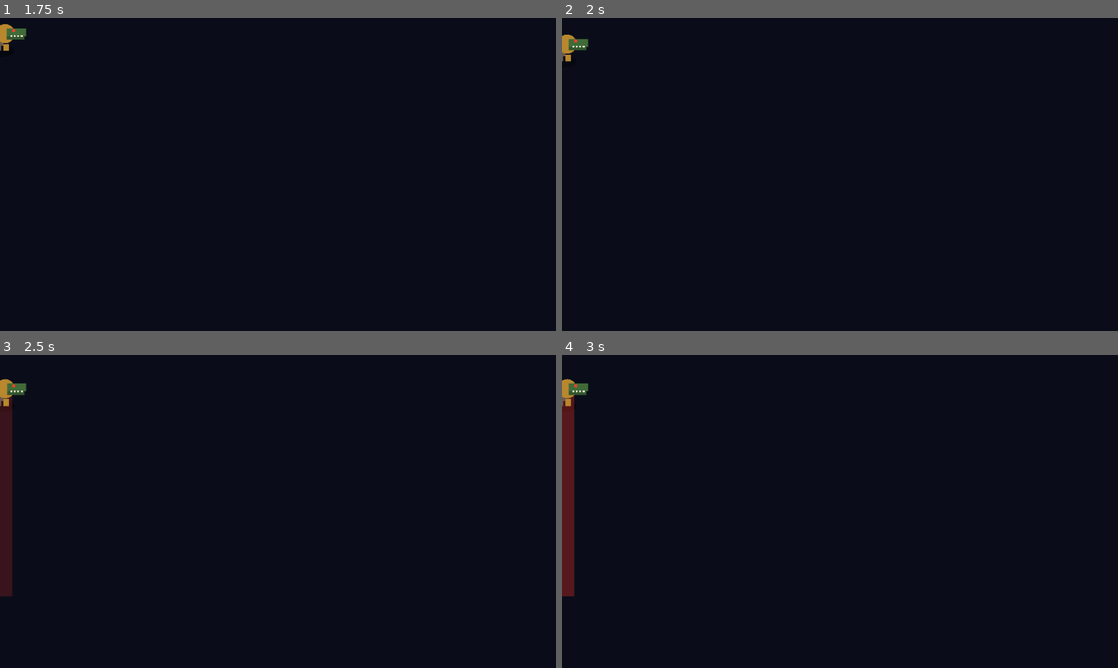
Above: before the commit, frames 1-4 (two rows, left to right).
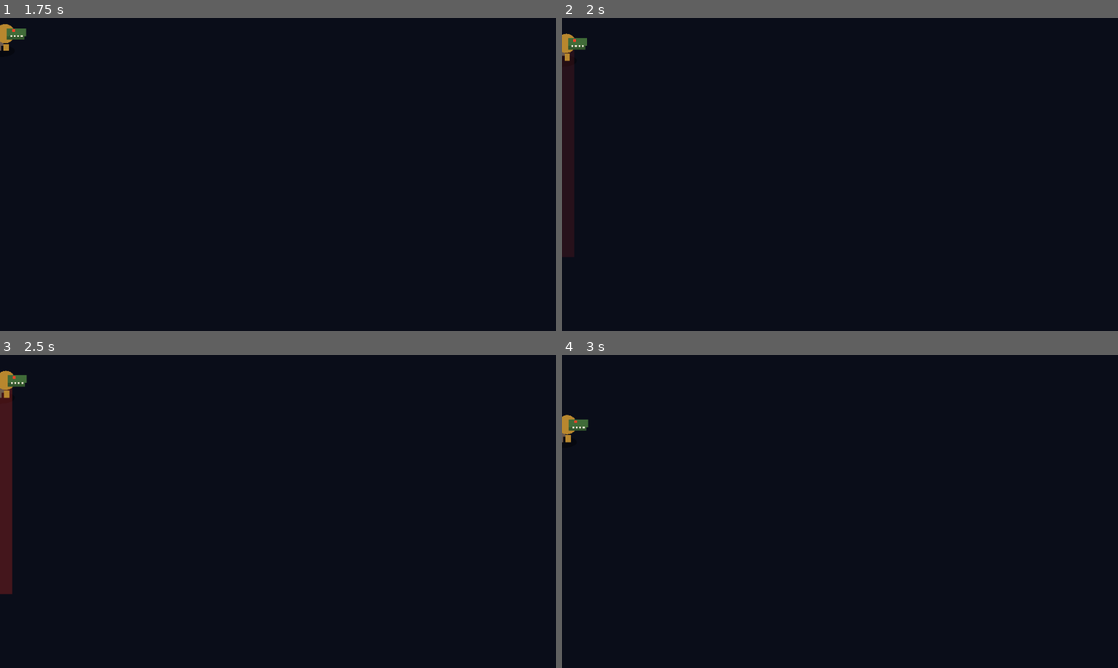
Above: after the commit, the same moments.

Repository: GiuseppeValguarnera/Duat
Game: Godot game, scene res://scenes/ammit.tscn
Same seed, same stepped clock (60 frames per second), same inputs: the game is played once before the commit and once after it. This scene is started directly instead of the project's main scene.
Inputs (mouse positions are in pixels of both pictures, inside the frame that each line leads up to):
- Up to frame 1 (1.75 s): tap Enter (ui_accept) at 0.5, 0.77, 1.52 s; move the mouse to (400, 158) at 0.52 s; hold D (move_right) 0.53-1.28 s; hold J (attack) 0.53-1.28 s; click (400, 158) at 0.67 s; tap Space (dash) at 0.8, 1.35 s; move the mouse to (166, 190) at 1.27 s; hold S (move_down) from 1.28 s (still down); click (166, 190) at 1.42 s; tap Q (super) at 1.55 s
- Up to frame 2 (2 s): keep holding S (move_down)
- Up to frame 3 (2.5 s): move the mouse to (333, 442) at 2.02 s; release S (move_down) at 2.03 s; hold D (move_right) from 2.03 s (still down); hold J (attack) from 2.03 s (still down); tap Q (super) at 2.1 s; click (333, 442) at 2.17 s
- Up to frame 4 (3 s): move the mouse to (812, 574) at 2.77 s; release D (move_right) at 2.78 s; release J (attack) at 2.78 s; hold W (move_up) from 2.78 s (still down); tap J (attack) at 2.85 s; click (812, 574) at 2.92 s

Frame 1 is identical in both runs. In frame 2, 1.4% of the frame differs, in the area x 0-5%, y 4-77%; in frame 3, 0.3%; in frame 4, 1.7%, in the area x 0-5%, y 7-78%.

Commit message:
Ammit più dura con due nuovi attacchi, run di 6 stanze, ribilanciamento
- Ammit: 1100 vita, più danni, Morso ravvicinato e Ruggito del Giudizio (onda d'urto da superare con lo scatto); in furia chiama anche un Sacerdote di Set
- Run di 6 stanze prima del boss; i nemici hanno +6% vita per stanza
- Cuore Leggero: scatto il 15% più rapido (era 30%) e +10% velocità; lo scatto non si ricarica mai sotto 0,35 s
- Bilancia Giusta: prezzo al 15% di danni subiti
- Doni sul Sekhem (Nome Segreto di Ra, Tempesta Interiore) solo dopo averlo sbloccato
- Nuova benedizione di Set: Ira del Deserto (+15% velocità d'attacco)

Co-Authored-By: Claude Opus 5.5 <noreply@anthropic.com>
Claude-Session: https://claude.ai/code/session_01JdaaTkfdpffRsD8v14kCLC

Diff:
--- a/scenes/ammit.tscn
+++ b/scenes/ammit.tscn
@@ -13,9 +13,9 @@
 collision_mask = 1
 motion_mode = 1
 script = ExtResource("1_ammit")
-max_hp = 650.0
+max_hp = 1100.0
 speed = 48.0
-contact_damage = 14.0
+contact_damage = 18.0
 ka_value = 40
 radius = 14.0
 
--- a/scripts/ammit.gd
+++ b/scripts/ammit.gd
@@ -5,34 +5,57 @@
 ## Mosse (ognuna si annuncia prima di colpire):
 ##  - Carica: si ferma, una striscia rossa mostra la traiettoria, poi scatta in linea retta.
 ##    Se sbatte contro una colonna resta stordita e subisce il 50% di danni in più,
-##    ma la colonna crolla: nell'arena ce ne sono solo 6.
+##    ma la colonna crolla: nell'arena ce ne sono solo 6. Travolge gli altri nemici.
 ##  - Sputo: un anello viola si stringe attorno a lei, poi lancia sfere in tutte le direzioni.
-## Sotto metà vita entra in furia: è più veloce, lancia più sfere e chiama uno sciame di scarabei.
-
-signal summon(count: int)
+##  - Morso: quando sei vicino, un ventaglio rosso si accende davanti alle fauci, poi azzanna.
+##  - Ruggito del Giudizio: si impenna, poi un'onda d'urto si allarga per tutta l'arena.
+##    Si supera scattandoci attraverso.
+## Sotto metà vita entra in furia: è più veloce, lancia più sfere, fa due onde di fila
+## e chiama scarabei e un Sacerdote di Set.
+
+signal summon(kinds: Array)
 signal pillar_broken(body: StaticBody2D)
 
 const BoltScript := preload("res://scripts/enemy_bolt.gd")
 
+@export_group("Carica")
 @export var charge_windup := 0.85
-@export var charge_speed := 330.0
+@export var charge_speed := 340.0
 @export var charge_time := 0.7
+@export var stun_time := 2.0
+@export var trample_damage := 30.0     ## danni ai nemici travolti durante la carica
+
+@export_group("Sputo")
 @export var spit_windup := 0.65
-@export var spit_count := 10
-@export var stun_time := 2.0
-@export var summon_count := 4
-@export var trample_damage := 30.0     ## danni ai nemici travolti durante la carica
+@export var spit_count := 12
+@export var bolt_damage := 16.0
+
+@export_group("Morso")
+@export var bite_range := 70.0         ## distanza sotto cui preferisce mordere
+@export var bite_windup := 0.5
+@export var bite_reach := 52.0
+@export var bite_arc := 110.0          ## gradi
+@export var bite_damage := 24.0
+
+@export_group("Ruggito del Giudizio")
+@export var roar_windup := 0.9
+@export var wave_speed := 170.0
+@export var wave_damage := 18.0
+
+@export_group("Furia")
+@export var summon_kinds := ["scarab", "scarab", "scarab", "scarab", "priest"]
 
 var state := "intro"
 var st := 1.0
 var charge_dir := Vector2.DOWN
 var enraged := false
 var trampled := {}                     # nemici già travolti in questa carica
+var waves_left := 0                    # onde ancora da lanciare in questo ruggito
 
 
 func _ready() -> void:
+	is_boss = true
 	super._ready()
-	is_boss = true
 
 
 func _rage() -> float:
@@ -43,26 +66,21 @@
 	st -= delta * _rage()
 	if not enraged and hp < max_hp * 0.5:
 		enraged = true
-		state = "roar"
+		state = "furia"
 		st = 0.9
 		Fx.shake(8.0)
-		summon.emit(summon_count)
+		summon.emit(summon_kinds)
 	match state:
-		"intro", "roar":
+		"intro", "furia":
 			if st <= 0.0:
 				state = "chase"
-				st = 1.2
+				st = 1.0
 			return Vector2.ZERO
 		"chase":
 			if to != Vector2.ZERO:
 				charge_dir = to.normalized()
 			if st <= 0.0:
-				if randf() < 0.6:
-					state = "windup"
-					st = charge_windup
-				else:
-					state = "spit"
-					st = spit_windup
+				_choose_attack(to)
 				return Vector2.ZERO
 			return charge_dir * speed * _rage()
 		"windup":
@@ -88,12 +106,49 @@
 				state = "recover"
 				st = 0.7
 			return Vector2.ZERO
+		"bite":
+			if st > bite_windup * 0.5 and to != Vector2.ZERO:
+				charge_dir = to.normalized()
+			if st <= 0.0:
+				_bite()
+				state = "recover"
+				st = 0.55
+			return Vector2.ZERO
+		"roar":
+			if st <= 0.0:
+				_shockwave()
+				waves_left -= 1
+				if waves_left > 0:
+					st = 0.7
+				else:
+					state = "recover"
+					st = 0.9
+			return Vector2.ZERO
 		"stunned", "recover":
 			if st <= 0.0:
 				state = "chase"
-				st = 1.4 + randf() * 1.0
+				st = 1.1 + randf() * 0.9
 			return Vector2.ZERO
 	return Vector2.ZERO
+
+
+## Sceglie la prossima mossa: da vicino preferisce mordere, da lontano carica, sputa o ruggisce.
+func _choose_attack(to: Vector2) -> void:
+	var close := to != Vector2.ZERO and to.length() < bite_range
+	var r := randf()
+	if close and r < 0.55:
+		state = "bite"
+		st = bite_windup
+	elif r < 0.6:
+		state = "windup"
+		st = charge_windup
+	elif r < 0.82:
+		state = "spit"
+		st = spit_windup
+	else:
+		state = "roar"
+		st = roar_windup
+		waves_left = 2 if enraged else 1
 
 
 ## Durante la carica controlla se ha sbattuto: contro una colonna resta stordita.
@@ -139,12 +194,35 @@
 		var a := off + i * TAU / n
 		var bolt: Area2D = BoltScript.new()
 		bolt.direction = Vector2.from_angle(a)
-		bolt.speed = 95.0 * _rage()
-		bolt.damage = 12.0
+		bolt.speed = 100.0 * _rage()
+		bolt.damage = bolt_damage
 		bolt.shooter = self
 		get_parent().add_child(bolt)
 		bolt.global_position = global_position + Vector2(0, -12)
 	Fx.shake(4.0)
+
+
+## Morso: colpisce tutto quello che è nel ventaglio davanti alle fauci.
+func _bite() -> void:
+	Fx.shake(6.0)
+	Fx.burst(global_position + Vector2(0, -12) + charge_dir * 30.0, Color(0.95, 0.9, 0.8), 14, 120.0)
+	var player = get_tree().get_first_node_in_group("player")
+	if player == null or player.dead:
+		return
+	var to: Vector2 = player.global_position - global_position
+	if to.length() <= bite_reach + 6.0 and absf(charge_dir.angle_to(to)) <= deg_to_rad(bite_arc) * 0.5:
+		player.take_damage(bite_damage, global_position, self)
+
+
+## Ruggito del Giudizio: un anello che si allarga per tutta l'arena.
+func _shockwave() -> void:
+	var wave := Shockwave.new()
+	wave.speed = wave_speed * _rage()
+	wave.damage = wave_damage
+	wave.source = self
+	get_parent().add_child(wave)
+	wave.global_position = global_position
+	Fx.shake(7.0)
 
 
 func _contact_damage() -> float:
@@ -178,11 +256,22 @@
 	if state == "spit":
 		var k2 := 1.0 - st / spit_windup
 		draw_arc(Vector2(0, -12), 40.0 - 22.0 * k2, 0.0, TAU, 40, Color(0.8, 0.4, 1.0, 0.3 + 0.5 * k2), 2.0)
+	if state == "bite":
+		var k3 := 1.0 - st / bite_windup
+		var pts := PackedVector2Array([Vector2.ZERO])
+		var half := deg_to_rad(bite_arc) * 0.5
+		for i in range(13):
+			pts.append(Vector2.from_angle(charge_dir.angle() - half + half * 2.0 * i / 12.0) * bite_reach)
+		draw_colored_polygon(pts, Color(1, 0.2, 0.15, 0.12 + 0.3 * k3))
+	if state == "roar":
+		var k4 := clampf(1.0 - st / roar_windup, 0.0, 1.0)
+		draw_arc(Vector2(0, -12), radius + 6.0 + 10.0 * k4, 0.0, TAU, 32, Color(1, 0.85, 0.4, 0.4 + 0.5 * k4), 3.0)
 	if enraged:
 		draw_circle(Vector2(0, -12), radius + 8.0, Color(1, 0.2, 0.1, 0.12))
 
-	var jitter := Vector2(randf_range(-1, 1), 0) if state == "windup" else Vector2.ZERO
-	draw_set_transform(jitter, 0.0, Vector2(dir, 1.0))
+	var jitter := Vector2(randf_range(-1, 1), 0) if state in ["windup", "roar"] else Vector2.ZERO
+	var rear := Vector2(0, -4) if state == "roar" else Vector2.ZERO
+	draw_set_transform(jitter + rear, 0.0, Vector2(dir, 1.0))
 	# zampe e corpo di ippopotamo
 	draw_rect(Rect2(-18, -6, 7, 8), skin)
 	draw_rect(Rect2(-6, -6, 7, 8), skin)
@@ -190,12 +279,13 @@
 	# criniera di leone
 	draw_circle(Vector2(6, -18), 11.0, mane)
 	draw_rect(Rect2(4, -6, 6, 8), mane)
-	# testa di coccodrillo
-	draw_rect(Rect2(8, -24, 22, 9), croc)
-	draw_rect(Rect2(8, -15, 20, 4), croc.darkened(0.2))
+	# testa di coccodrillo (le fauci si aprono durante il morso)
+	var open := 4.0 if state == "bite" else 0.0
+	draw_rect(Rect2(8, -24 - open, 22, 9), croc)
+	draw_rect(Rect2(8, -15 + open, 20, 4), croc.darkened(0.2))
 	for i in range(4):
-		draw_rect(Rect2(12 + i * 4, -16, 2, 2), Color(0.95, 0.92, 0.85))
-	draw_rect(Rect2(14, -23, 3, 3), Color(1, 0.25, 0.15))
+		draw_rect(Rect2(12 + i * 4, -16 + open, 2, 2), Color(0.95, 0.92, 0.85))
+	draw_rect(Rect2(14, -23 - open, 3, 3), Color(1, 0.25, 0.15))
 	draw_set_transform(Vector2.ZERO, 0.0, Vector2.ONE)
 
 	if state == "stunned":
@@ -203,3 +293,34 @@
 		for i in range(3):
 			var a := t2 + i * TAU / 3.0
 			draw_circle(Vector2(cos(a) * 12.0, -38 + sin(a) * 3.0), 2.0, Color(1, 0.85, 0.3))
+
+
+## Onda d'urto del Ruggito: un anello che si allarga e ferisce una volta chi tocca.
+## Lo scatto rende invulnerabili, quindi la si supera scattandoci attraverso.
+class Shockwave extends Node2D:
+	var speed := 170.0
+	var damage := 18.0
+	var source: Node = null
+	var r := 12.0
+	var max_r := 520.0
+	var hit := false
+
+	func _physics_process(delta: float) -> void:
+		r += speed * delta
+		if r > max_r:
+			queue_free()
+			return
+		if not hit:
+			var player = get_tree().get_first_node_in_group("player")
+			if player != null and not player.dead:
+				var d: float = player.global_position.distance_to(global_position)
+				if absf(d - r) < 8.0:
+					var src: Node = source if is_instance_valid(source) else null
+					if player.take_damage(damage, global_position, src):
+						hit = true
+		queue_redraw()
+
+	func _draw() -> void:
+		var fade := clampf(1.0 - r / max_r, 0.2, 1.0)
+		draw_arc(Vector2.ZERO, r, 0.0, TAU, 64, Color(1, 0.8, 0.35, 0.8 * fade), 5.0)
+		draw_arc(Vector2.ZERO, r - 5.0, 0.0, TAU, 64, Color(1, 0.5, 0.2, 0.35 * fade), 3.0)
--- a/scripts/boons.gd
+++ b/scripts/boons.gd
@@ -50,10 +50,10 @@
 	"iside_knot": {"god": "iside", "name": "Nodo di Iside", "desc": "Sotto un terzo della vita subisci il %d%% di danni in meno.", "values": [25, 35, 45]},
 	"iside_word": {"god": "iside", "name": "Nome Segreto di Ra", "desc": "Il Sekhem si carica il %d%% più in fretta.", "values": [25, 40, 55]},
 	# Anubi pesa ogni cosa: i suoi doni sono bilance, un vantaggio un po' più grande del prezzo.
-	"anubi_light": {"god": "anubi", "balanced": true, "name": "Cuore Leggero", "desc": "Lo scatto si ricarica il %d%% più in fretta e ti muovi il 15%% più veloce.", "values": [30], "cost": "-10 vita massima."},
+	"anubi_light": {"god": "anubi", "balanced": true, "name": "Cuore Leggero", "desc": "Lo scatto si ricarica il %d%% più in fretta e ti muovi il 10%% più veloce.", "values": [15], "cost": "-10 vita massima."},
 	"anubi_stone": {"god": "anubi", "balanced": true, "name": "Cuore di Pietra", "desc": "+%d vita massima.", "values": [30], "cost": "Ti muovi l'8% più lento."},
 	"anubi_jackal": {"god": "anubi", "balanced": true, "name": "Fiuto dello Sciacallo", "desc": "+%d%% di danni ai nemici sotto metà vita.", "values": [50], "cost": "-10% di danni ai nemici sopra metà vita."},
-	"anubi_scale": {"god": "anubi", "balanced": true, "name": "Bilancia Giusta", "desc": "Chi ti colpisce subisce il %d%% del danno che ti ha fatto.", "values": [150], "cost": "Subisci il 10% di danni in più."},
+	"anubi_scale": {"god": "anubi", "balanced": true, "name": "Bilancia Giusta", "desc": "Chi ti colpisce subisce il %d%% del danno che ti ha fatto.", "values": [150], "cost": "Subisci il 15% di danni in più."},
 	"anubi_canopic": {"god": "anubi", "balanced": true, "name": "Vasi Canopi", "desc": "Ogni stanza ripulita ti cura di %d punti vita.", "values": [10], "cost": "-10 vita massima."},
 	"anubi_mouth": {"god": "anubi", "balanced": true, "name": "Apertura della Bocca", "desc": "L'Occhio di Horus si ricarica il %d%% più in fretta.", "values": [35], "cost": "L'Occhio di Horus fa il 10% di danni in meno."},
 	"anubi_linen": {"god": "anubi", "balanced": true, "name": "Bende di Lino", "desc": "Subisci il %d%% di danni in meno.", "values": [15], "cost": "Ti muovi il 5% più lento."},
@@ -83,6 +83,7 @@
 	"set_sekhem": {"name": "Tempesta Interiore", "desc": "Il Sekhem si carica il 50% più in fretta"},
 	"set_swift": {"name": "Vento Rosso", "desc": "+15% velocità di movimento"},
 	"set_greed": {"name": "Tributo", "desc": "+50% Ka dai nemici"},
+	"set_rage": {"name": "Ira del Deserto", "desc": "Attacchi con il khopesh il 15% più rapidamente"},
 }
 
 
@@ -113,12 +114,20 @@
 
 ## Le tre scelte offerte da un dio. `owned` = {id: livello} dei doni già presi.
 ## Prima i doni nuovi, poi i potenziamenti; a volte il dono pesante prende il terzo posto.
+## Doni che riguardano il Sekhem: compaiono solo dopo averlo sbloccato sconfiggendo Ammit.
+const NEEDS_SEKHEM := ["iside_word", "set_sekhem"]
+
+
+static func available_now(id: String) -> bool:
+	return not NEEDS_SEKHEM.has(id) or Meta.sekhem_unlocked
+
+
 static func offers(god: String, owned: Dictionary) -> Array:
 	var fresh := []
 	var ups := []
 	var heavy := ""
 	for id in ALL:
-		if ALL[id]["god"] != god:
+		if ALL[id]["god"] != god or not available_now(id):
 			continue
 		if is_heavy(id):
 			if not owned.has(id):
@@ -154,7 +163,7 @@
 static func set_offers(taken_blessings: Array) -> Array:
 	var blessings := []
 	for b in SET_BLESSINGS:
-		if not taken_blessings.has(b):
+		if not taken_blessings.has(b) and available_now(b):
 			blessings.append(b)
 	blessings.shuffle()
 	var curses: Array = SET_CURSES.keys()
--- a/scripts/enemy.gd
+++ b/scripts/enemy.gd
@@ -26,7 +26,8 @@
 
 
 func _ready() -> void:
-	max_hp *= Run.enemy_hp_mult()
+	if not is_boss:
+		max_hp *= Run.enemy_hp_mult()
 	hp = max_hp
 	add_to_group("enemies")
 	t = randf() * 3.0
--- a/scripts/game.gd
+++ b/scripts/game.gd
@@ -593,10 +593,10 @@
 
 
 ## Seconda fase: Ammit chiama uno sciame di scarabei.
-func _on_boss_summon(count: int) -> void:
-	for i in range(count):
+func _on_boss_summon(kinds: Array) -> void:
+	for i in range(kinds.size()):
 		spawning += 1
-		_spawn_after("scarab", _free_spot(), 0.8 + i * 0.15)
+		_spawn_after(kinds[i], _free_spot(), 0.8 + i * 0.15)
 
 
 ## Ammit ha sbattuto contro una colonna: la colonna crolla.
--- a/scripts/player.gd
+++ b/scripts/player.gd
@@ -93,7 +93,7 @@
 
 
 func dash_cd_max() -> float:
-	return dash_cooldown * Run.dash_cooldown_mult()
+	return maxf(Run.MIN_DASH_CD, dash_cooldown * Run.dash_cooldown_mult())
 
 
 func heal(amount: float) -> void:
@@ -225,7 +225,7 @@
 	combo = (combo + 1) % COMBO.size()
 	combo_window = 0.55
 	atk_t = 0.14
-	atk_cd = c["cd"]
+	atk_cd = c["cd"] * Run.attack_speed_mult()
 	swing_range = c["range"]
 	swing_arc = deg_to_rad(c["arc"])
 	swing_dir = _assisted(aim, swing_range + 24.0)
--- a/scripts/run.gd
+++ b/scripts/run.gd
@@ -5,7 +5,8 @@
 
 signal blessing_granted(id: String)
 
-const ROOMS_PER_RUN := 3              ## stanze normali; poi c'è la stanza del boss
+const ROOMS_PER_RUN := 6              ## stanze normali; poi c'è la stanza del boss
+const MIN_DASH_CD := 0.35             ## lo scatto non si ricarica mai più in fretta di così
 const SEKHEM_MAX := 100.0
 
 var max_hp := 60.0
@@ -181,7 +182,7 @@
 func move_mult() -> float:
 	var m := 1.15 if has("set_swift") else 1.0
 	if has("anubi_light"):
-		m *= 1.15
+		m *= 1.1
 	if has("anubi_stone"):
 		m *= 0.92
 	if has("sobek_heavy"):
@@ -204,7 +205,7 @@
 func damage_taken_mult() -> float:
 	var m := 1.5 if cursed("fragile") else 1.0
 	if has("anubi_scale"):
-		m *= 1.1
+		m *= 1.15
 	m *= 1.0 - val("sobek_skin") / 100.0
 	m *= low_hp_guard()
 	if has("anubi_linen"):
@@ -212,8 +213,17 @@
 	return m
 
 
+## Vita dei nemici: +6% per ogni stanza dopo la prima, più l'eventuale prezzo di Anubi.
 func enemy_hp_mult() -> float:
-	return 1.05 if has("anubi_guide") else 1.0
+	var m := 1.0 + 0.06 * maxi(0, mini(room, ROOMS_PER_RUN) - 1)
+	if has("anubi_guide"):
+		m *= 1.05
+	return m
+
+
+## Ira del Deserto: il khopesh attacca più rapidamente.
+func attack_speed_mult() -> float:
+	return 0.85 if has("set_rage") else 1.0
 
 
 ## Fiuto dello Sciacallo: più danni ai nemici feriti, meno a quelli in salute.
Not shown, changed: README.md
